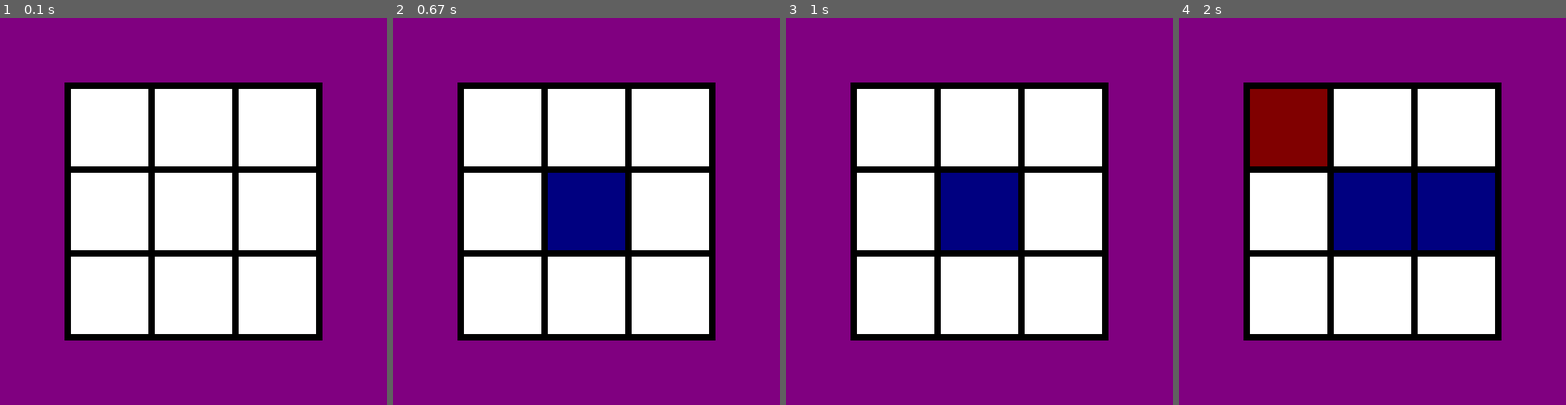
Above: before the commit, frames 1-4 (left to right).
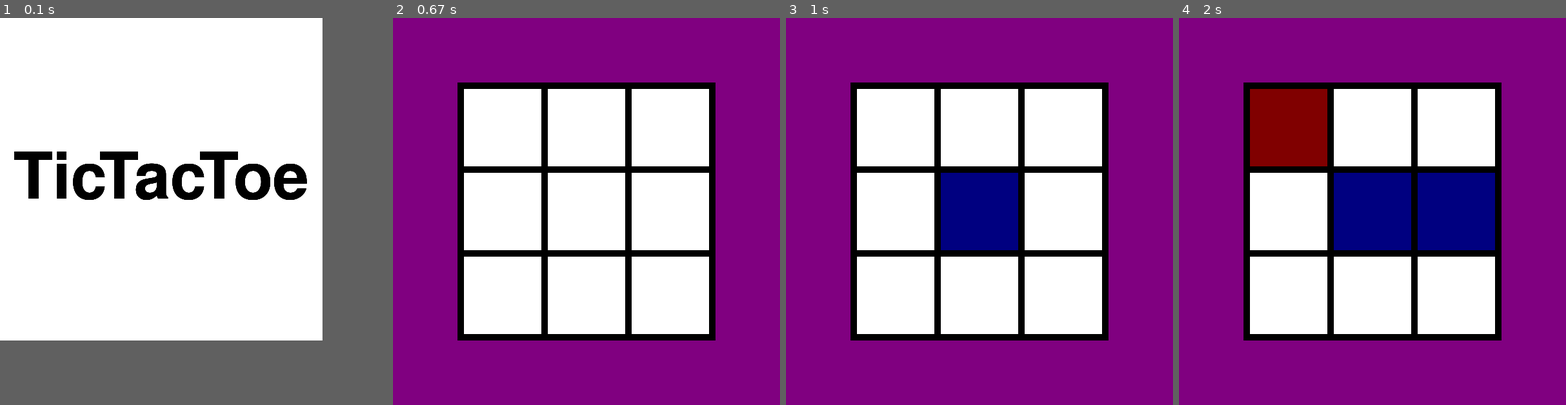
Above: after the commit, the same moments.

Repository: saarkatz/TheGameCollection
Game: pygame game, started from Main.py
The game is run twice, just before and just after one commit, with the same random seed, the same clock (stepped at 60 frames per second) and the same inputs.
Inputs (mouse positions are in pixels of both pictures, inside the frame that each line leads up to):
- Up to frame 1 (0.1 s): no input
- Up to frame 2 (0.67 s): click (555, 180) at 0.38 s
- Up to frame 3 (1 s): click (979, 234) at 0.78 s
- Up to frame 4 (2 s): click (1252, 153) at 1.2 s; move the mouse to (1418, 246) at 1.5 s; click (1418, 246) at 1.7 s
In our replay, in frame 1 the window is 600x600 before the commit and 500x500 after it. These sizes can differ from the game's own. Grey fills any space a smaller window leaves; there, only what the larger window draws over its background counts as a difference.

The runs differ from the first frame. In frame 1, 35% of the frame differs, in the area x 0-84%, y 0-84%; in frame 2, 4.0%; in frame 3, nothing differs; in frame 4, nothing differs.

Commit message:
Added simple scene support
Added simple main menu

Diff:
--- a/Main.py
+++ b/Main.py
@@ -1,32 +1,43 @@
 import pygame
-from TicTacToe import TicTacToe
-from Screen import Screen
+from Scene import Scene
+from MainMenu import MainMenu
 from Event import Event
 
 
 # The main function. Contains the main loop of the game
 def main():
     pygame.init()
-    scene = TicTacToe()
-    Screen.screen = pygame.display.set_mode(scene.get_resolution())
-    pygame.display.set_caption(scene.caption)
+    Scene.change_scene(Scene)
 
-    while 1:
+    game = True
+
+    try:
+        Scene.change_scene(MainMenu)
+    except Exception as e:
+        print(e)
+        game = False
+
+    while game:
         # Handle quit events
         Event.event = pygame.event.wait()
         if Event.event.type == pygame.QUIT:
-            break
+            game = False
         if Event.event.type == pygame.KEYDOWN:
             if Event.event.key == pygame.K_ESCAPE or Event.event.unicode == 'q':
-                break
+                game = False
 
         try:
-            scene.step()
+            Scene.scene.step()
         except Exception as e:
             print(e)
-            break
+            game = False
 
         pygame.display.update()
+    else:
+        try:
+            Scene.scene.stop()
+        except Exception as e:
+            print(e)
 
     pygame.quit()
 
--- /dev/null
+++ b/MainMenu.py
@@ -0,0 +1,42 @@
+import pygame
+from Scene import Scene
+from Screen import Screen
+from Event import Event
+from TicTacToe import TicTacToe
+
+# The title of the windows
+CAPTION = 'The Game Collection'
+# The resolution of the windows
+RESOLUTION = (500, 500)
+
+# Colors for use
+BLACK = (0, 0, 0)
+WHITE = (255, 255, 255)
+PURPLE = (128, 0, 128)
+BLUE = (0, 0, 128)
+RED = (128, 0, 0)
+
+
+# The main function. Contains the main loop of the game
+class MainMenu(Scene):
+    def __init__(self):
+        super(MainMenu, self).__init__()
+        self.caption = CAPTION
+        self.resolution = RESOLUTION
+
+        self.large_text = pygame.font.Font('freesansbold.ttf', 100)
+        self.text_surf = self.large_text.render('TicTacToe', True, BLACK)
+        self.text_rect = self.text_surf.get_rect()
+        self.text_rect.center = ((Screen.screen.get_width() / 2), (Screen.screen.get_height()/ 2))
+
+    def start(self):
+        Screen.screen.fill(WHITE)
+
+    def step(self):
+        # Game logic
+        if Event.event.type == pygame.MOUSEBUTTONDOWN and Event.event.button == 1:
+            if self.text_rect.collidepoint(pygame.mouse.get_pos()):
+                Scene.change_scene(TicTacToe)
+
+        # Draw the board
+        Screen.screen.blit(self.text_surf, self.text_rect)
--- a/Scene.py
+++ b/Scene.py
@@ -1,8 +1,11 @@
-
+import pygame
+from Screen import Screen
 
 # Interface for scene object.
 # TODO: Change the scene to be more managed by the main loop
 class Scene:
+    scene = None
+
     def __init__(self):
         self.caption = 'Pygame'
         self.resolution = (500, 500)
@@ -22,3 +25,15 @@
 
     def stop(self):
         pass
+
+    # Change the scenes
+    @staticmethod
+    def change_scene(new_scene):
+        if Scene.scene:
+            Scene.scene.stop()
+        Scene.scene = new_scene()
+
+        Screen.screen = pygame.display.set_mode(Scene.scene.get_resolution())
+        pygame.display.set_caption(Scene.scene.caption)
+
+        Scene.scene.start()
